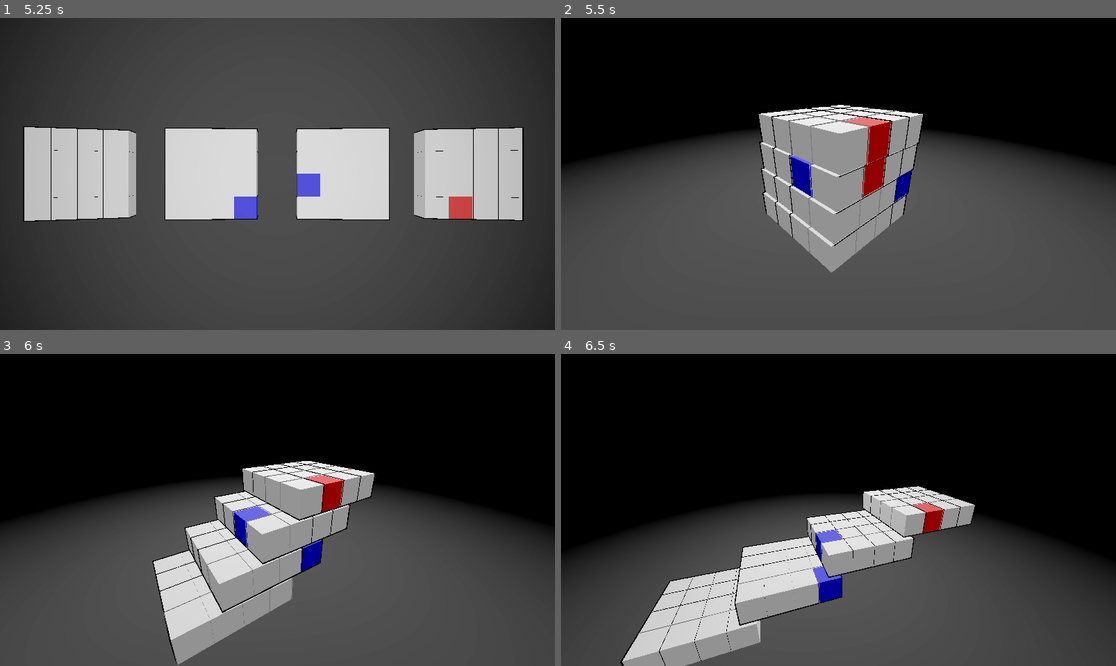
Above: before the commit, frames 1-4 (two rows, left to right).
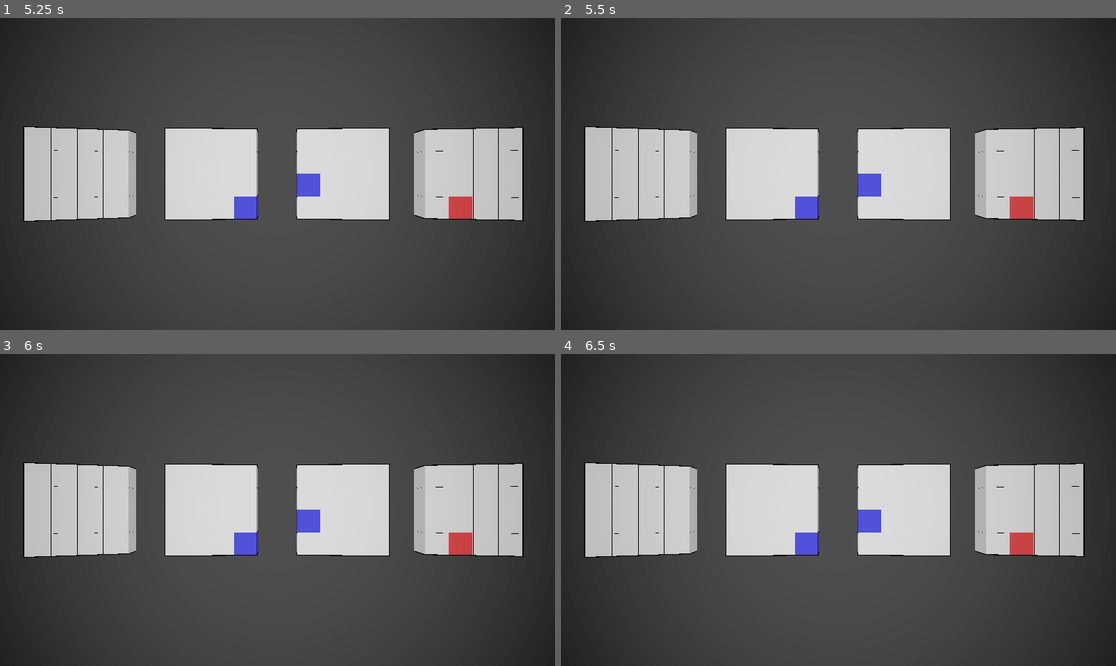
Above: after the commit, the same moments.

Repository: WingusInbound/3D-Tic-Tac-Toe
Game: Godot game, scene res://main.tscn
The game is run twice, just before and just after one commit, with the same random seed, the same clock (stepped at 60 frames per second) and the same inputs.
Inputs (mouse positions are in pixels of both pictures, inside the frame that each line leads up to):
- Up to frame 1 (5.25 s): tap Enter at 0.5 s; move the mouse to (399, 158) at 0.52 s; press the mouse at (399, 158) at 0.53 s; tap Space (spacebar) at 0.8, 1.35, 2.3, 2.85, 3.8, 4.35 s; move the mouse to (166, 189) at 1.27 s; release the mouse at (166, 189) at 1.28 s; click (166, 189) at 1.55 s; move the mouse to (333, 105) at 2.02 s; press the mouse at (333, 105) at 2.03 s; move the mouse to (249, 236) at 2.77 s; release the mouse at (249, 236) at 2.78 s; click (249, 236) at 3.05 s; move the mouse to (444, 220) at 3.52 s; press the mouse at (444, 220) at 3.53 s; move the mouse to (111, 127) at 4.27 s; release the mouse at (111, 127) at 4.28 s; click (111, 127) at 4.55 s; move the mouse to (305, 174) at 5.02 s; press the mouse at (305, 174) at 5.03 s
- Up to frame 2 (5.5 s): tap Space (spacebar) at 5.3 s
- Up to frame 3 (6 s): move the mouse to (194, 432) at 5.77 s; release the mouse at (194, 432) at 5.78 s; tap Space (spacebar) at 5.85 s
- Up to frame 4 (6.5 s): click (755, 432) at 6.05 s

Frame 1 is identical in both runs. In frame 2, 69% of the frame differs, in the area x 0-100%, y 0-100%; in frame 3, 70%; in frame 4, 71%.

Commit message:
Cross Diagonal Wins

Diff:
--- a/Scripts/main.gd
+++ b/Scripts/main.gd
@@ -1,6 +1,7 @@
 extends Node3D
 
 enum {PLAYER_ONE, PLAYER_TWO}
+enum GameState {START, PLAY, END}
 
 const CUBE_SIZE: int = 4
 
@@ -8,7 +9,7 @@
 @export var ai_color: Color
 
 # Public
-var game_over = false
+var game_state: int = GameState.START
 var current_player: Player
 
 # Private
@@ -36,12 +37,12 @@
 	player_two.color = preload("res://Assets/player_two_square.tres")
 	player_two.value = -1
 	players = [player_one, player_two]
-	set_square_map(layers)
+	set_square_map()
 	start_game()
 
 
 # Called during Ready, sets up map of cube
-func set_square_map(layers):
+func set_square_map():
 	for i in layers:
 		var children = i.get_children()
 		for child in children:
@@ -58,7 +59,12 @@
 # Unpacks cube when Spacebar pushed
 func _input(event: InputEvent) -> void:
 	if event.is_action_pressed("spacebar"):
-		anim_player.play("play_game")
+		if game_state == GameState.START:
+			anim_player.play("play_game")
+			game_state = GameState.PLAY
+
+		elif game_state == GameState.END:
+			get_tree().reload_current_scene()
 
 
 # Triggered when a box is clicked
@@ -82,17 +88,16 @@
 # Determines if the selected box results in a win
 # Otherwise, toggle current player
 func turn(key):
+	print("Key: ", key)
 	possible_wins = []
 	get_potential_wins(key)
-	#get_cross_diagonal_wins()
-	print("Possible wins: ", possible_wins)
-	winner = check_wins(possible_wins)
+	get_cross_diagonal_wins(key)
+	winner = check_wins()
 	if winner:
 		if current_turn == 0:
 			print("Player 1 Wins!")
 		else:
 			print("Player 2 Wins")
-		game_over = true
 		anim_player.play_backwards("game_win")
 	else:
 		current_turn = (current_turn + 1) % 2
@@ -155,6 +160,7 @@
 						# Second digit set to max value - i
 						else:
 							diagonal_assembly += str((CUBE_SIZE - 1) - i)
+							diag_toggle -= 1
 
 			# Add cords to rows
 			card_list.append(cardinal_assembly)
@@ -164,7 +170,7 @@
 		card_list.append("card")
 		possible_wins.append(card_list)
 		if len(diag_list) > 0:
-			diag_list.append("diag")
+			diag_list.append("diag" + str(diag_type))
 			possible_wins.append(diag_list)
 
 
@@ -172,7 +178,7 @@
 	"""
 	Removes dimentional position from cord to determine if key is part of
 	forward diag (remaining numbers are equal) or
-	back diag (remaining numbers sun to max cube value - 1)
+	back diag (remaining numbers sum to max cube value - 1)
 	"""
 	# Removes dimension from cord to compare remaining digits
 	var local_cords: String = ""
@@ -189,14 +195,66 @@
 		return 0 # No diag on current plane
 
 
-func check_wins(wins):
+func get_cross_diagonal_wins(key):
+	"""
+	Cross diagonals observe the following pattern:
+		The cords are either all the same (333)
+		or there are 2 shared numbers and one different number X
+		where X equals the max value minus the shared value (221, if cube size is 4)
+	"""
+	var shared: String = ""
+	var diff: String = ""
+	var diff_pos: int = -1
+	var cross_assembly: String
+	var cross_list: Array = []
+
+	# Determines which number is different, and the position in the cord
+	for cord_pos in range(0,3):
+		if shared == "":
+			shared = key[cord_pos]
+		if key[cord_pos] == diff:
+			diff = shared
+			diff_pos = 0
+			shared = key[cord_pos]
+		if key[cord_pos] != shared:
+			diff = key[cord_pos]
+			diff_pos = cord_pos
+
+	# If all numbers the same (no diff), cross is 000, 111, 222, 333
+	if diff == "":
+		for i in range(0, CUBE_SIZE):
+			cross_assembly = ""
+			for j in range (0,3):
+				cross_assembly += str(i)
+			cross_list.append(cross_assembly)
+
+	# Else, the differing position is incremented while the others are decremented
+	# Eg 330, 221, 112, 003
+	elif int(diff) == CUBE_SIZE - 1 - int(shared):
+		for i in range(0, CUBE_SIZE):
+			cross_assembly = ""
+			for cord_pos in range(0,3):
+				if cord_pos == diff_pos:
+					cross_assembly += str(i)
+				else:
+					cross_assembly += str(CUBE_SIZE - 1 - i)
+			cross_list.append(cross_assembly)
+
+	# If cross list not empty, add to possible wins
+	if len(cross_list) > 0:
+		cross_list.append("cross")
+		possible_wins.append(cross_list)
+
+
+func check_wins():
 	# Checks each row in list of possible wins
-	for row in wins:
+	for row in possible_wins:
+		#print("Row: ", row)
 		var counter = 0
 
 		# Checks if there are 4 selected boxes in that row
 		for cord in row:
-			if cord in ["diag", "card"]:
+			if cord in ["diag1", "diag2", "card", "cross"]:
 				continue
 			counter += square_map[cord]
 		if abs(counter) == 4:
@@ -224,6 +282,7 @@
 
 func _on_animation_player_animation_finished(anim_name: StringName) -> void:
 	if anim_name == "game_win":
+		game_state = GameState.END
 		show_win()
 
 
--- a/Scripts/square.gd
+++ b/Scripts/square.gd
@@ -21,7 +21,7 @@
 func _on_area_3d_mouse_entered() -> void:
 	if selected:
 		return
-	elif main.game_over:
+	elif main.game_state == 3:
 		return
 	else:
 		mesh.material_override = main.current_player.color
@@ -39,7 +39,7 @@
 	if event.is_action_pressed("left_click"):
 		if selected:
 			return
-		elif main.game_over:
+		elif main.game_state == 3:
 			return
 		else:
 			#print("Left Clicked")
